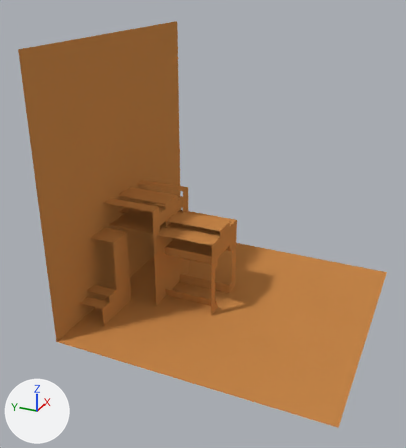
An edit to the Blender file Paper/Unity/Assets/3DModels/Lion.blend, drawn before and after from the same camera.
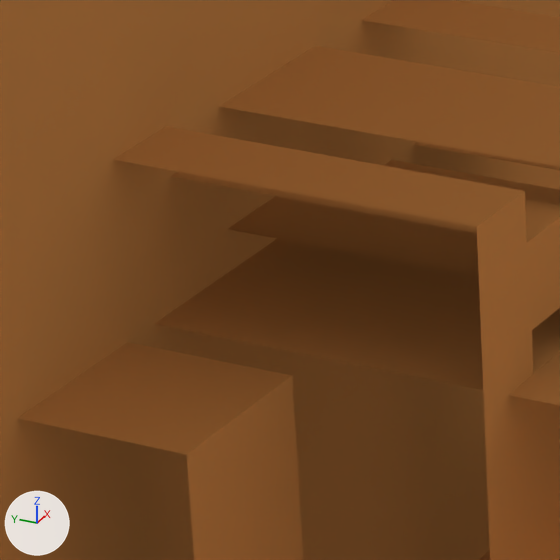
Each version is shown whole from a 50 mm camera at (-25.79, -20.96, 24.23) aimed at (7.82, -5.84, 7.42), then close up on the part from 22% to 40% of the width and 40% to 57% of the height. The axes (+X, +Y, +Z) are drawn at lower left. The lights are the same throughout.

Objects in the first close-up: 'Folding_0', 'Folding_1', 'Folding_10', 'Folding_14', 'Folding_3', 'Folding_4', 'Folding_5', 'Folding_7'.
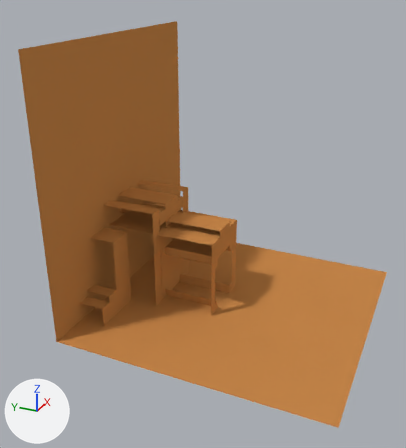
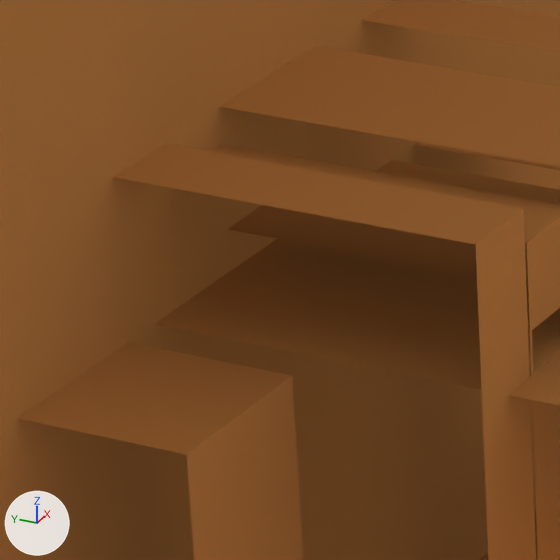
Location of each change, [x1, y1, x2, y2] in pixels of the close-ups (560 x 560 px):
'Folding_3', mesh rescaled, moved: before [113, 126, 538, 560]; after [113, 144, 536, 560]

The change, as a list of edits to the scene's bpy script:
```text
Change me_folding_3:
    where me_folding_3.from_pydata(...)  # 6 vertices, 2 faces; spans x 7.0..8.0, y -1.0..0.0, z 0.0..8.06
    used by ob_folding_3; location = (0.0, 2.31, 0.0); scale = (1.0, 4.49, 1.0)
    me_folding_3 part 1: the whole mesh is scaled about its middle by (1, 1, 0.978), then moved by (5.0, 0.0, -0.09)
Change ob_folding_3:
    ob_folding_3.location: (0.0, 2.31, 0.0) -> (-5.04, 2.31, 0.0)
```
